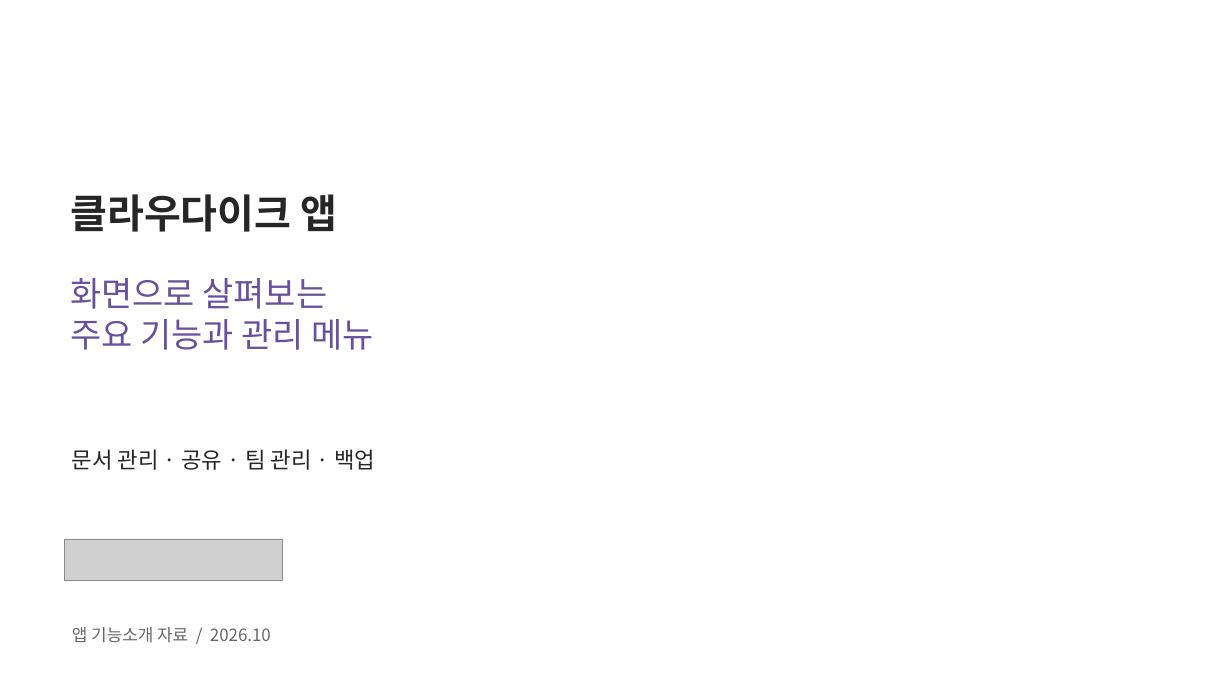
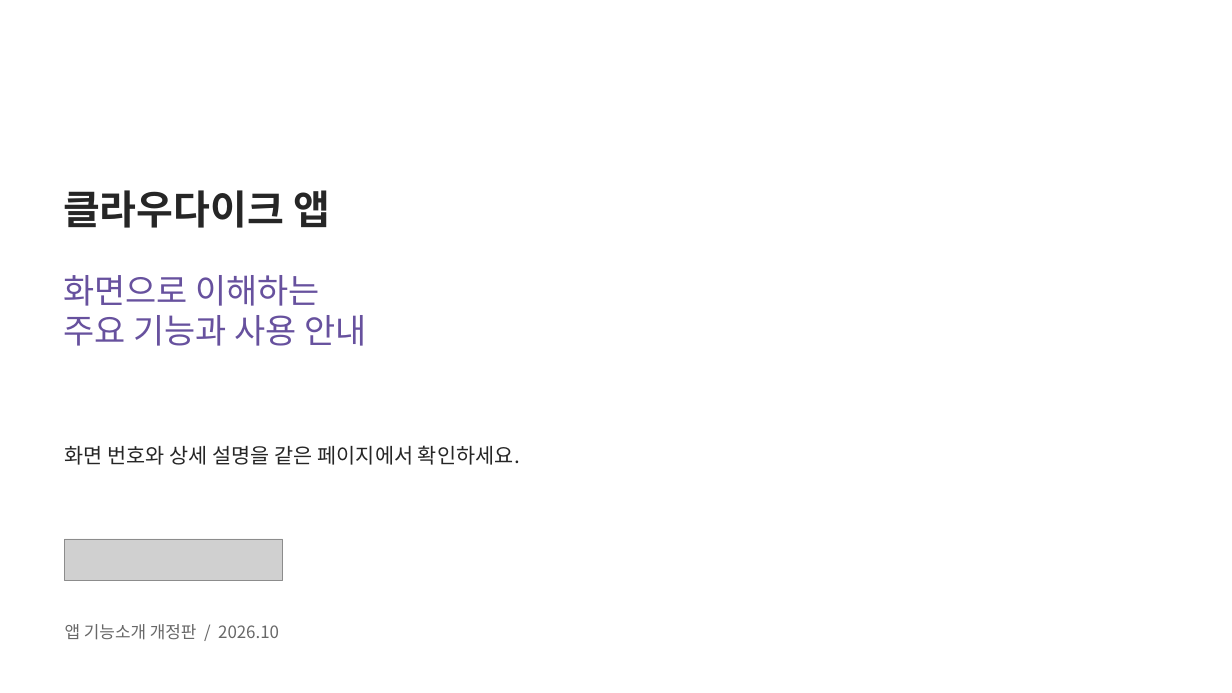
Before and after one commit to acmexii/cloudikehome, a slide deck: slide 1 of docs/cloudike-app-features.pptx. Drawn at 1232x693 pixels with LibreOffice and Linux fonts; fonts in the diff are those of the drawing; grey boxes stand for pictures; background and template pictures are left out. Boxes give left, top, right and bottom in pixels: in the first picture for what was removed or moved away, otherwise in the second. Text is boxed around its words. In the diff, an @@ line names an element or a change of style, - is before the commit and + after.

```diff
--- a/docs/cloudike-app-features.pptx
+++ b/docs/cloudike-app-features.pptx
@@ text "클라우다이크 앱": place and size @@
-text "클라우다이크 앱" at <box>70,194,337,232</box>
+text "클라우다이크 앱" at <box>63,190,330,228</box>
@@ text at <box>63,275,366,346</box>: text changed @@
-화면으로 살펴보는
-주요 기능과 관리 메뉴
+화면으로 이해하는
+주요 기능과 사용 안내
@@ text at <box>65,445,520,465</box>: text changed; size 21.8 to 20.2 pt @@
-문서 관리 · 공유 · 팀 관리 · 백업
+화면 번호와 상세 설명을 같은 페이지에서 확인하세요.
@@ text at <box>65,624,279,640</box>: text changed @@
-앱 기능소개 자료 / 2026.10
+앱 기능소개 개정판 / 2026.10
```
Also in this commit, not shown: 8 other slides changed, 3 slides added, 2 slides removed, 2 other files.
